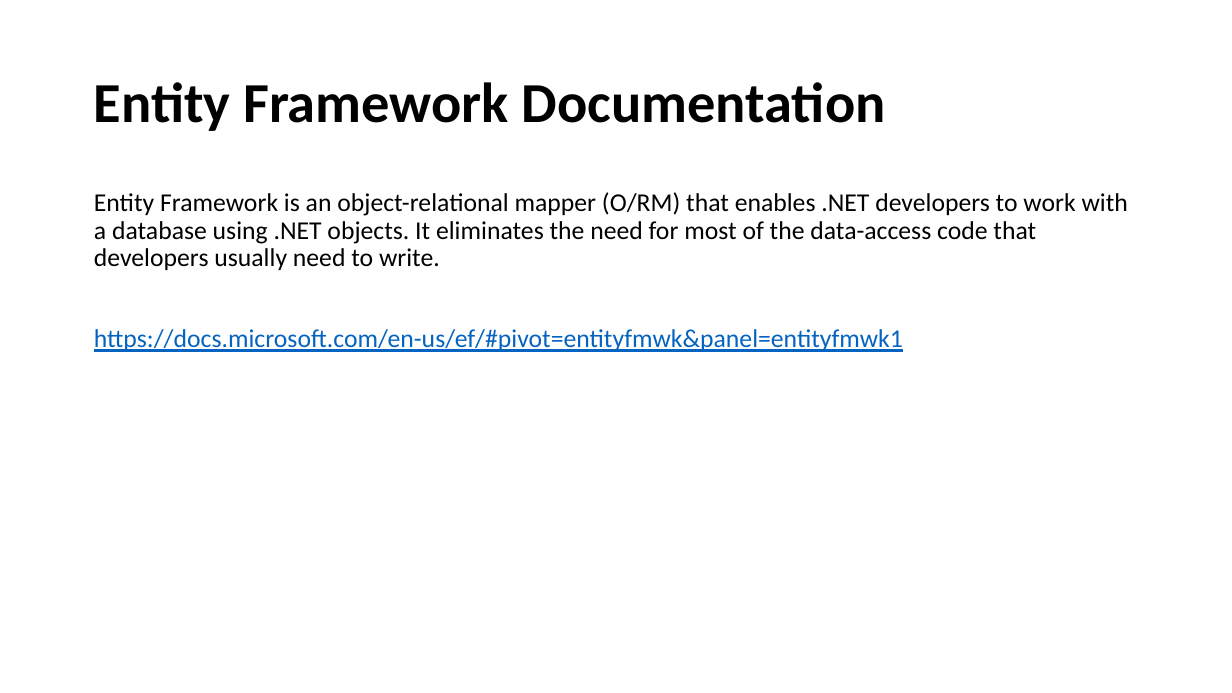
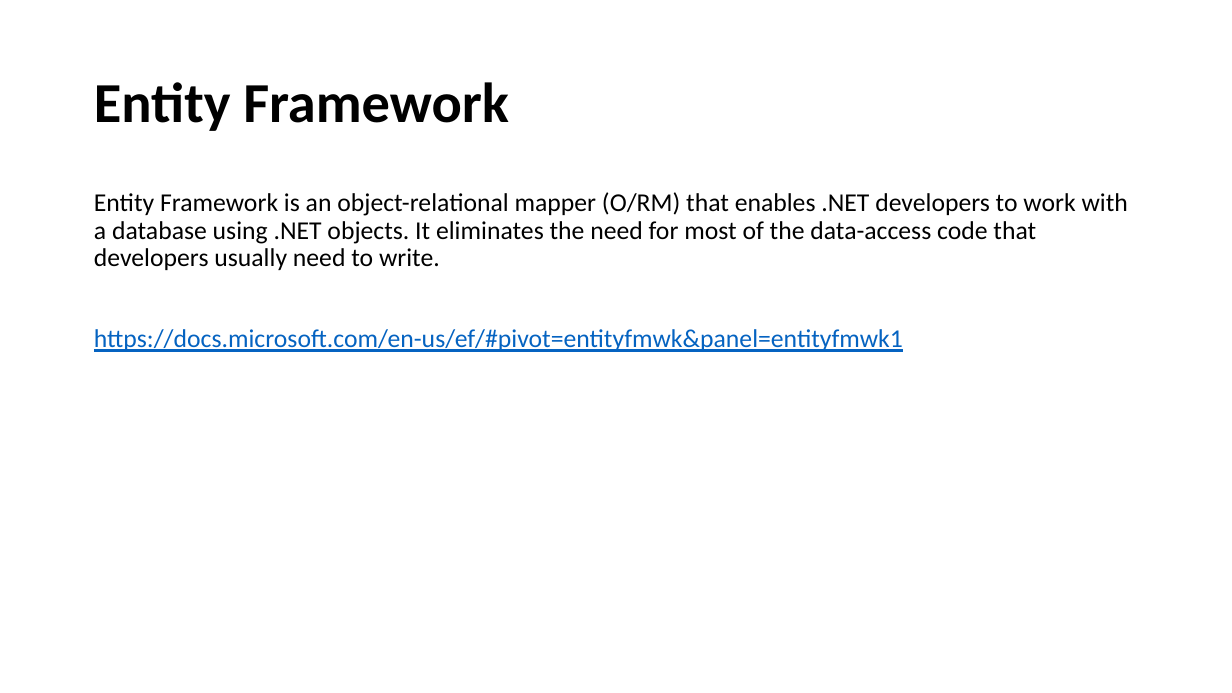
Before and after one commit to karenpayneoregon/VisualStudioEducation, a slide deck: slide 30 of PowerPoint/Working with Visual Studio.pptx (slide 27 before the commit). Drawn at 1232x693 pixels with LibreOffice and Linux fonts; fonts in the diff are those of the drawing. Boxes give left, top, right and bottom in pixels: in the first picture for what was removed or moved away, otherwise in the second. Text is boxed around its words. In the diff, an @@ line names an element or a change of style, - is before the commit and + after.

```diff
--- a/PowerPoint/Working with Visual Studio.pptx
+++ b/PowerPoint/Working with Visual Studio.pptx
@@ title at box(94, 82, 509, 131): text changed @@
-Entity Framework Documentation
+Entity Framework
```
Also in this commit, not shown: 1 other slide changed, 3 slides added, 12 other files.
